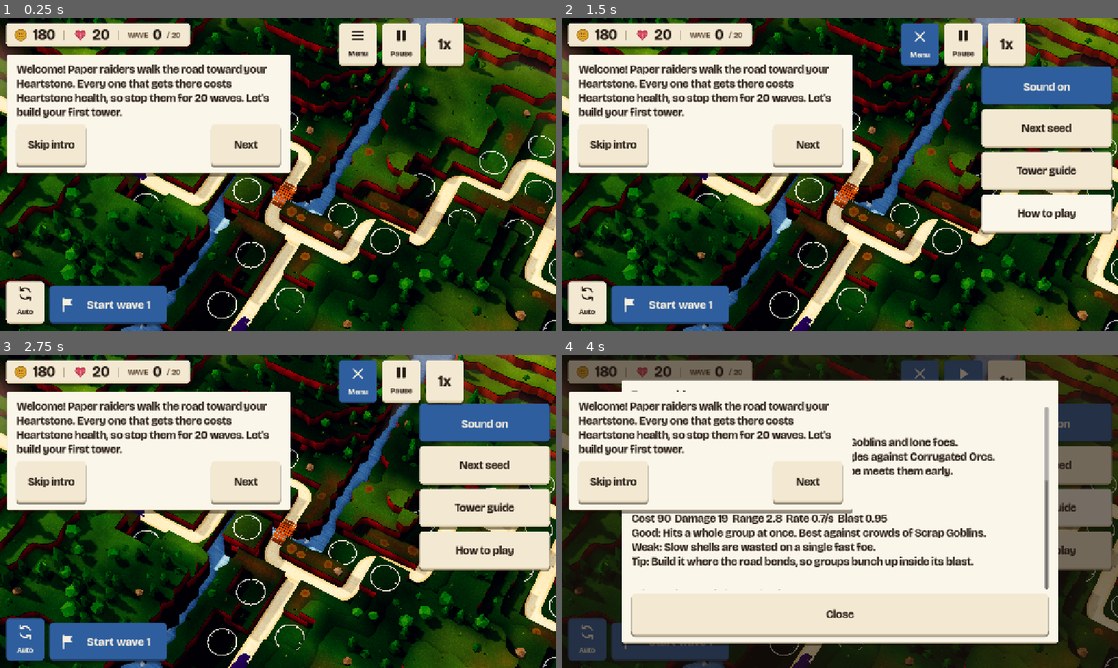
Above: before the commit, frames 1-4 (two rows, left to right).
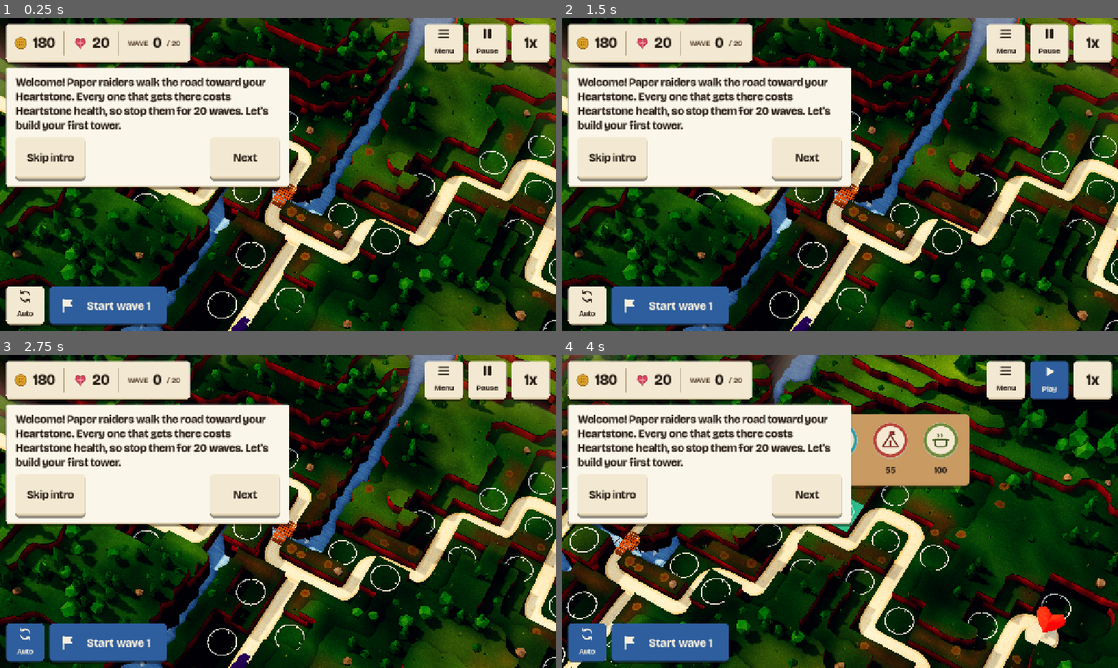
Above: after the commit, the same moments.

Repository: juanpalopez/psychic-bassoon
Game: Godot game, scene res://main.tscn
Same seed, same stepped clock (60 frames per second), same inputs: the game is played once before the commit and once after it.
Inputs (mouse positions are in pixels of both pictures, inside the frame that each line leads up to):
- Up to frame 1 (0.25 s): no input
- Up to frame 2 (1.5 s): click "Menu" at 0.5 s; click "How to play" at 1.25 s
- Up to frame 3 (2.75 s): click "Auto" at 2 s
- Up to frame 4 (4 s): click "Pause" at 2.75 s; click (1045, 508) at 3.5 s, where only the run before the commit has a clickable "Tower guide"

The runs differ from the first frame. In frame 1, 16% of the frame differs, in the area x 1-99%, y 1-99%; in frame 2, 27%; in frame 3, 27%; in frame 4, 79%, in the area x 0-100%, y 0-100%.

Commit message:
fix(ui): line the hud up on one 88 px row (#365)
* fix(ui): line the hud up on one 88 px row

Menu, Pause and Auto were 98 px tall beside an 88 px Start wave and a
54 px stats chip, and the top-right group sat 212 px from the edge for
the web Full screen button the native builds no longer have. Every
corner control is now one 88 px row, 14 px from the edges and 12 px
apart, with the grid in HudLayout for the build menu and the intro
bubble. A tap on the world while the Menu is open closes it and does
nothing else.

Closes #364

Co-Authored-By: Claude Opus 5.5 <noreply@anthropic.com>
Claude-Session: https://claude.ai/code/session_0167C1bSmKo1M8QHjhNYY97m

* fix(ui): keep the hud rows aligned while paused and close the menu

The paused caption is now Play, so the Pause square stays 88 px and
its row keeps its 12 px gaps (Resume made it 97 px). How to play and
the tower guide close the Menu before they open, so the tour's first
tap reaches the board. The dropdown rows are 12 px apart, and the row
test covers the paused state with the Menu open.

Refs #364

Co-Authored-By: Claude Opus 5.5 <noreply@anthropic.com>
Claude-Session: https://claude.ai/code/session_0167C1bSmKo1M8QHjhNYY97m

* test(ui): pin the paused caption to a length that fits the square

Headless font metrics differ from the game's, so the row test could
not see a long caption ("Resume" made the Pause square 97 px wide).
The speed bar test now caps the caption at the length of "Pause".

Refs #364

Co-Authored-By: Claude Opus 5.5 <noreply@anthropic.com>
Claude-Session: https://claude.ai/code/session_0167C1bSmKo1M8QHjhNYY97m

---------

Co-authored-by: Claude <noreply@anthropic.com>

Diff:
--- a/godot/main.gd
+++ b/godot/main.gd
@@ -276,6 +276,11 @@
 ## is not selected yet: the camera flies in to it first and selects it on arrival (#328).
 func _on_tap(position: Vector2) -> void:
 	_rig.cancel_flight()
+	if _menu_button.button_pressed:
+		# a tap on the world closes the Menu's dropdown and does nothing else, so the
+		# dropdown never stands between the player and the board
+		_menu_button.button_pressed = false
+		return
 	var cell := CellPicker.cell_at(_camera, position, _board.surface_height)
 	if cell != BoardSpace.NO_CELL:
 		var anchor := _game.map.socket_anchor_at(cell)
@@ -607,6 +612,8 @@
 
 ## Starts the intro wave: speech bubbles on the map, sockets glowing, Skip always there.
 func _start_intro() -> void:
+	# started from the Menu: close it, or the tour's first tap on the board only closes it
+	_menu_button.button_pressed = false
 	_flow.start()
 	_tell_page_tour(true)
 
@@ -626,6 +633,7 @@
 
 
 func _open_guide() -> void:
+	_menu_button.button_pressed = false
 	_pause_for_overlay(true)
 	_guide.open()
 
--- a/godot/main.tscn
+++ b/godot/main.tscn
@@ -127,10 +127,10 @@
 theme_type_variation = &"IconButton"
 anchor_left = 1.0
 anchor_right = 1.0
-offset_left = -500.0
-offset_top = 12.0
-offset_right = -412.0
-offset_bottom = 100.0
+offset_left = -302.0
+offset_top = 14.0
+offset_right = -214.0
+offset_bottom = 102.0
 grow_horizontal = 0
 custom_minimum_size = Vector2(88, 88)
 tooltip_text = "Menu"
@@ -146,9 +146,9 @@
 anchor_left = 1.0
 anchor_right = 1.0
 offset_left = -314.0
-offset_top = 210.0
-offset_right = -14.0
-offset_bottom = 298.0
+offset_top = 214.0
+offset_right = -14.0
+offset_bottom = 302.0
 grow_horizontal = 0
 custom_minimum_size = Vector2(300, 88)
 text = "Next seed"
@@ -159,9 +159,9 @@
 anchor_left = 1.0
 anchor_right = 1.0
 offset_left = -314.0
-offset_top = 112.0
-offset_right = -14.0
-offset_bottom = 200.0
+offset_top = 114.0
+offset_right = -14.0
+offset_bottom = 202.0
 grow_horizontal = 0
 custom_minimum_size = Vector2(300, 88)
 toggle_mode = true
@@ -174,9 +174,9 @@
 anchor_left = 1.0
 anchor_right = 1.0
 offset_left = -314.0
-offset_top = 406.0
-offset_right = -14.0
-offset_bottom = 494.0
+offset_top = 414.0
+offset_right = -14.0
+offset_bottom = 502.0
 grow_horizontal = 0
 custom_minimum_size = Vector2(300, 88)
 text = "How to play"
@@ -187,9 +187,9 @@
 anchor_left = 1.0
 anchor_right = 1.0
 offset_left = -314.0
-offset_top = 308.0
-offset_right = -14.0
-offset_bottom = 396.0
+offset_top = 314.0
+offset_right = -14.0
+offset_bottom = 402.0
 grow_horizontal = 0
 custom_minimum_size = Vector2(300, 88)
 text = "Tower guide"
@@ -201,9 +201,9 @@
 anchor_top = 1.0
 anchor_bottom = 1.0
 offset_left = 114.0
-offset_top = -104.0
+offset_top = -102.0
 offset_right = 384.0
-offset_bottom = -16.0
+offset_bottom = -14.0
 grow_vertical = 0
 text = "Start wave 1"
 icon = ExtResource("17_flag_icon")
@@ -215,9 +215,9 @@
 anchor_top = 1.0
 anchor_bottom = 1.0
 offset_left = 14.0
-offset_top = -104.0
+offset_top = -102.0
 offset_right = 102.0
-offset_bottom = -16.0
+offset_bottom = -14.0
 grow_vertical = 0
 tooltip_text = "Start each wave by itself"
 toggle_mode = true
@@ -266,7 +266,7 @@
 offset_left = -674.0
 offset_top = -136.0
 offset_right = -14.0
-offset_bottom = -16.0
+offset_bottom = -14.0
 grow_horizontal = 0
 grow_vertical = 0
 script = ExtResource("9_panel")
@@ -274,19 +274,19 @@
 [node name="TopBar" type="PanelContainer" parent="Hud"]
 theme = ExtResource("10_theme")
 offset_left = 14.0
-offset_top = 12.0
+offset_top = 14.0
 offset_right = 14.0
-offset_bottom = 12.0
+offset_bottom = 14.0
 script = ExtResource("11_top")
 
 [node name="SpeedBar" type="HBoxContainer" parent="Hud"]
 theme = ExtResource("10_theme")
 anchor_left = 1.0
 anchor_right = 1.0
-offset_left = -400.0
-offset_top = 12.0
-offset_right = -212.0
-offset_bottom = 100.0
+offset_left = -202.0
+offset_top = 14.0
+offset_right = -14.0
+offset_bottom = 102.0
 grow_horizontal = 0
 script = ExtResource("12_speed")
 
--- a/godot/tests/test_hud_flow.gd
+++ b/godot/tests/test_hud_flow.gd
@@ -100,6 +100,12 @@
 		(main.get_node("Hud/MenuButton") as Button).button_pressed = true
 		(main.get_node("Hud/GameOver") as GameOverPanel).show_for(1)
 	elif shown == "Menu":
+		(main.get_node("Hud/MenuButton") as Button).button_pressed = true
+	elif shown == "Paused":
+		# paused: Pause shows its other glyph and caption, and the Menu its close glyph
+		var paused := GameSpeed.new()
+		paused.toggle_pause()
+		(main.get_node("Hud/SpeedBar") as SpeedBar).show_speed(paused)
 		(main.get_node("Hud/MenuButton") as Button).button_pressed = true
 	elif shown == "Message":
 		var message := main.get_node("Hud/Message") as Label
@@ -387,3 +393,30 @@
 	main._process(0.05)
 	assert_eq(main.game().wave, 1, "a 5 s hitch is not 5 s of countdown")
 	assert_string_contains((main.get_node("Hud/LaunchWave") as Button).text, "Wave 2 in 3")
+
+
+## Every control in a corner row is one row tall and sits the same distance from the edges, on
+## the base canvas and on a wide phone.
+func test_the_corner_rows_line_up() -> void:
+	for case in [
+		[Vector2i(1280, 720), ""], [Vector2i(1558, 720), ""], [Vector2i(1280, 720), "Paused"]
+	]:
+		var size: Vector2i = case[0]
+		var rects := await _hud_rects(size.x, size.y, case[1])
+		var width := float(size.x)
+		var height := float(size.y)
+		for top in ["TopBar", "MenuButton", "SpeedBar"]:
+			var rect: Rect2 = rects[top]
+			assert_eq(rect.position.y, HudLayout.EDGE, "%s top at %s" % [top, size])
+			assert_eq(rect.size.y, HudLayout.ROW, "%s height at %s" % [top, size])
+		for bottom in ["AutoWave", "LaunchWave"]:
+			var rect: Rect2 = rects[bottom]
+			assert_eq(rect.end.y, height - HudLayout.EDGE, "%s bottom at %s" % [bottom, size])
+			assert_eq(rect.size.y, HudLayout.ROW, "%s height at %s" % [bottom, size])
+		assert_eq((rects["TopBar"] as Rect2).position.x, HudLayout.EDGE, "chip from the left")
+		assert_eq((rects["AutoWave"] as Rect2).position.x, HudLayout.EDGE, "Auto from the left")
+		assert_eq((rects["SpeedBar"] as Rect2).end.x, width - HudLayout.EDGE, "flush right")
+		var menu: Rect2 = rects["MenuButton"]
+		assert_eq((rects["SpeedBar"] as Rect2).position.x - menu.end.x, HudLayout.GAP)
+		var auto: Rect2 = rects["AutoWave"]
+		assert_eq((rects["LaunchWave"] as Rect2).position.x - auto.end.x, HudLayout.GAP)
--- /dev/null
+++ b/godot/tests/test_menu_dropdown.gd
@@ -0,0 +1,35 @@
+## The Menu's dropdown never stands between the player and the board: a tap on the world
+## closes it, and flows that start from one of its items close it first.
+extends GutTest
+
+const MAIN_SCENE := preload("res://main.tscn")
+
+
+func _main() -> Node:
+	var main := MAIN_SCENE.instantiate()
+	add_child_autofree(main)
+	await get_tree().process_frame
+	return main
+
+
+func test_a_tap_on_the_world_closes_the_menu_and_selects_nothing() -> void:
+	var main := await _main()
+	var menu_button := main.get_node("Hud/MenuButton") as Button
+	menu_button.button_pressed = true
+	var anchor: Vector2i = main.game().map.sockets[0]
+	main._on_tap(main._socket_on_screen(anchor).get_center())
+	assert_false(menu_button.button_pressed, "the dropdown closed")
+	assert_false((main.get_node("Hud/NextSeed") as Control).visible)
+	assert_eq(main.selected_cell(), BoardSpace.NO_CELL, "the tap only closed the menu")
+
+
+func test_how_to_play_from_the_menu_closes_it_so_the_tour_gets_the_first_tap() -> void:
+	var main := await _main()
+	var menu_button := main.get_node("Hud/MenuButton") as Button
+	menu_button.button_pressed = true
+	(main.get_node("Hud/HowToPlay") as Button).pressed.emit()
+	assert_false(menu_button.button_pressed, "the dropdown closed")
+	main._flow.skip()
+	menu_button.button_pressed = true
+	(main.get_node("Hud/TowerGuide") as Button).pressed.emit()
+	assert_false(menu_button.button_pressed, "the guide closes it too")
--- a/godot/tests/ui/test_speed_bar.gd
+++ b/godot/tests/ui/test_speed_bar.gd
@@ -53,3 +53,15 @@
 	for button in _bar().buttons():
 		assert_gte(button.custom_minimum_size.y * 0.54, 44.0)
 		assert_gte(button.custom_minimum_size.x * 0.54, 44.0)
+
+
+func test_the_paused_caption_fits_the_square() -> void:
+	var bar := _bar()
+	var speed := GameSpeed.new()
+	speed.toggle_pause()
+	bar.show_speed(speed)
+	var pause := bar.buttons()[0]
+	# headless font metrics differ from the game's, so also cap the caption at the length of
+	# "Pause": "Resume" made the square 97 px wide in the HUD font
+	assert_lte(pause.text.length(), "Pause".length(), "short caption: %s" % pause.text)
+	assert_lte(pause.get_combined_minimum_size().x, HudLayout.ROW)
--- a/godot/tools/build_hud_theme.gd
+++ b/godot/tools/build_hud_theme.gd
@@ -158,13 +158,15 @@
 	theme.set_type_variation("IconButton", "Button")
 	theme.set_font_size("font_size", "IconButton", 18)
 	theme.set_constant("h_separation", "IconButton", 2)
-	var square := _box(CARDSTOCK, CARD_EDGE, EDGE, LIFT, RADIUS, Vector4(4, 8, 4, 6))
+	# glyph and caption fit inside the 88 px square, so the square never grows past its row
+	theme.set_constant("icon_max_width", "IconButton", 36)
+	var square := _box(CARDSTOCK, CARD_EDGE, EDGE, LIFT, RADIUS, Vector4(4, 4, 4, 4))
 	var square_hover := square.duplicate() as StyleBoxFlat
 	square_hover.bg_color = NOTE
-	var square_on := _box(ACTION, ACTION_EDGE, 2, 1, RADIUS, Vector4(4, 11, 4, 3))
+	var square_on := _box(ACTION, ACTION_EDGE, 2, 1, RADIUS, Vector4(4, 6, 4, 2))
 	var square_off := _box(Color(CARDSTOCK, 0.55), Color(CARD_EDGE, 0.55), EDGE, 0, RADIUS)
-	square_off.content_margin_top = 8
-	square_off.content_margin_bottom = 6
+	square_off.content_margin_top = 4
+	square_off.content_margin_bottom = 4
 	theme.set_stylebox("normal", "IconButton", square)
 	theme.set_stylebox("hover", "IconButton", square_hover)
 	theme.set_stylebox("pressed", "IconButton", square_on)
--- a/godot/ui/build_menu.gd
+++ b/godot/ui/build_menu.gd
@@ -24,8 +24,8 @@
 }
 ## Room kept clear for the corner controls above and the Start wave row below, and the
 ## gap between the menu and the socket it was opened for.
-const TOP_RESERVE := 112.0
-const BOTTOM_RESERVE := 120.0
+const TOP_RESERVE := HudLayout.TOP_CLEAR
+const BOTTOM_RESERVE := HudLayout.BOTTOM_CLEAR
 const EDGE_MARGIN := 14.0
 const SOCKET_GAP := 12.0
 ## How long a press must last to count as a hold (a look, not a choice).
--- /dev/null
+++ b/godot/ui/hud_layout.gd
@@ -0,0 +1,16 @@
+## The HUD's grid, in canvas pixels (1280x720, widened on wide phones): every control sits in a
+## corner row that is `ROW` tall, `EDGE` from the screen's edges, `GAP` from its neighbours.
+## Anything that floats over the world (the build menu, cards) keeps clear of the rows.
+class_name HudLayout
+extends RefCounted
+
+## Distance from a row to the screen edge (all four sides).
+const EDGE := 14.0
+## Height of a HUD row and of every control in it: 48 pt on an 844x390 phone.
+const ROW := 88.0
+## Space between two controls in a row, and between a row and what floats beside it.
+const GAP := 12.0
+## The top row and the gap under it: where floating pieces may start.
+const TOP_CLEAR := EDGE + ROW + GAP
+## The bottom row and the gap above it: where floating pieces must stop.
+const BOTTOM_CLEAR := EDGE + ROW + GAP
--- a/godot/ui/hud_theme.tres
+++ b/godot/ui/hud_theme.tres
@@ -212,9 +212,9 @@
 
 [sub_resource type="StyleBoxFlat" id="StyleBoxFlat_qgs3k"]
 content_margin_left = 16.0
-content_margin_top = 8.0
+content_margin_top = 4.0
 content_margin_right = 16.0
-content_margin_bottom = 6.0
+content_margin_bottom = 4.0
 bg_color = Color(0.9529412, 0.9137255, 0.8235294, 0.55)
 border_width_bottom = 4
 border_color = Color(0.84705883, 0.78039217, 0.6392157, 0.55)
@@ -225,9 +225,9 @@
 
 [sub_resource type="StyleBoxFlat" id="StyleBoxFlat_ekrau"]
 content_margin_left = 4.0
-content_margin_top = 8.0
+content_margin_top = 4.0
 content_margin_right = 4.0
-content_margin_bottom = 6.0
+content_margin_bottom = 4.0
 bg_color = Color(0.9843137, 0.9647059, 0.91764706, 1)
 border_width_bottom = 4
 border_color = Color(0.84705883, 0.78039217, 0.6392157, 1)
@@ -241,9 +241,9 @@
 
 [sub_resource type="StyleBoxFlat" id="StyleBoxFlat_7j4oq"]
 content_margin_left = 4.0
-content_margin_top = 11.0
+content_margin_top = 6.0
 content_margin_right = 4.0
-content_margin_bottom = 3.0
+content_margin_bottom = 2.0
 bg_color = Color(0.18039216, 0.36862746, 0.61960787, 1)
 border_width_bottom = 2
 border_color = Color(0.12156863, 0.25490198, 0.43529412, 1)
@@ -257,9 +257,9 @@
 
 [sub_resource type="StyleBoxFlat" id="StyleBoxFlat_epllc"]
 content_margin_left = 4.0
-content_margin_top = 8.0
+content_margin_top = 4.0
 content_margin_right = 4.0
-content_margin_bottom = 6.0
+content_margin_bottom = 4.0
 bg_color = Color(0.9529412, 0.9137255, 0.8235294, 1)
 border_width_bottom = 4
 border_color = Color(0.84705883, 0.78039217, 0.6392157, 1)
@@ -418,6 +418,7 @@
 Highlight/styles/panel = SubResource("StyleBoxFlat_8rdvh")
 IconButton/base_type = &"Button"
 IconButton/constants/h_separation = 2
+IconButton/constants/icon_max_width = 36
 IconButton/font_sizes/font_size = 18
 IconButton/styles/disabled = SubResource("StyleBoxFlat_qgs3k")
 IconButton/styles/hover = SubResource("StyleBoxFlat_ekrau")
--- a/godot/ui/intro_view.gd
+++ b/godot/ui/intro_view.gd
@@ -4,7 +4,8 @@
 extends Control
 
 const THEME := preload("res://ui/hud_theme.tres")
-const BUBBLE_POSITION := Vector2(16.0, 84.0)
+## Under the top row, at its left edge.
+const BUBBLE_POSITION := Vector2(HudLayout.EDGE, HudLayout.TOP_CLEAR)
 const BUBBLE_WIDTH := 640.0
 ## The small bubble used while the player acts on the map.
 const COMPACT_WIDTH := 440.0
--- a/godot/ui/speed_bar.gd
+++ b/godot/ui/speed_bar.gd
@@ -47,7 +47,8 @@
 	_speed = speed.speed
 	_pause.button_pressed = speed.paused
 	_pause.icon = PLAY_ICON if speed.paused else PAUSE_ICON
-	_pause.text = "Resume" if speed.paused else "Pause"
+	# a short caption, so the square stays 88 px wide and its row keeps its gaps
+	_pause.text = "Play" if speed.paused else "Pause"
 	_cycle.text = "%dx" % _speed
 
 
--- a/godot/ui/top_bar.gd
+++ b/godot/ui/top_bar.gd
@@ -17,6 +17,8 @@
 func _ready() -> void:
 	theme_type_variation = &"Chip"
 	mouse_filter = Control.MOUSE_FILTER_IGNORE
+	# as tall as the buttons in its row, so the top row lines up
+	custom_minimum_size.y = HudLayout.ROW
 	var row := HBoxContainer.new()
 	row.alignment = BoxContainer.ALIGNMENT_CENTER
 	add_child(row)
Not shown, added: godot/tests/test_menu_dropdown.gd.uid
Not shown, added: godot/ui/hud_layout.gd.uid
